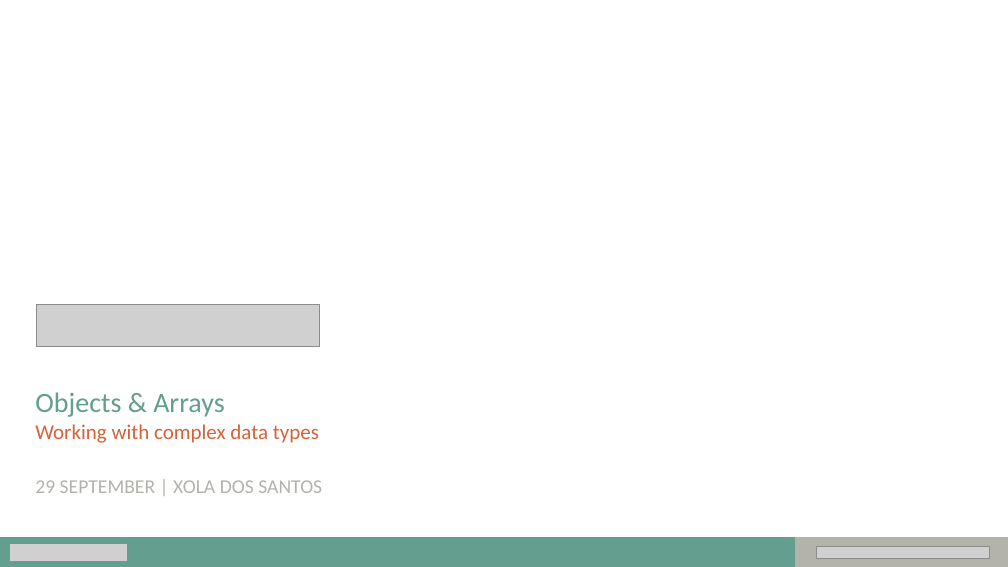
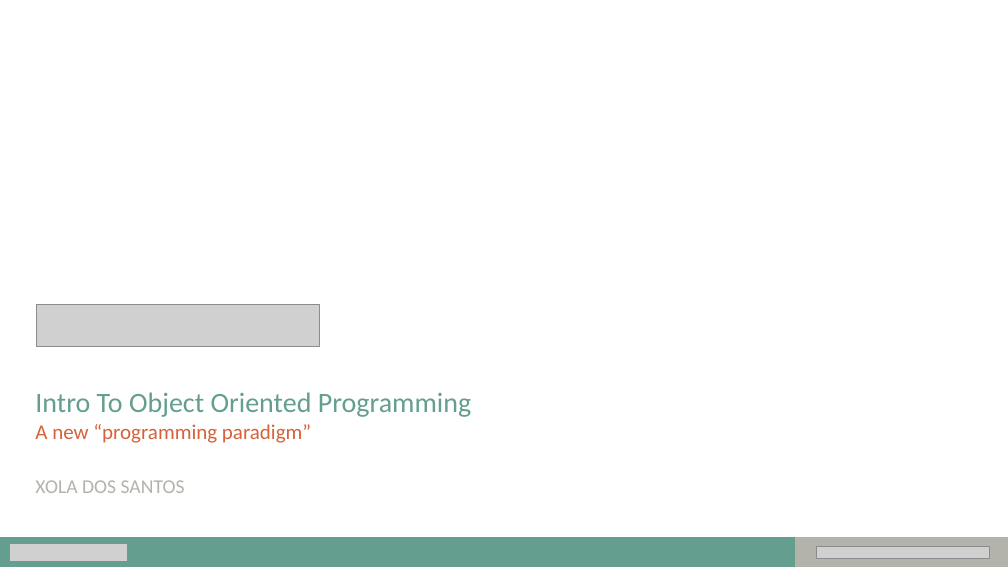
Before and after one commit to xolaCS/Interactive-Web-Apps-Sept-2021, a slide deck: slide 1 of diagrams/Intro To Object Oriented Programming.pptx. Drawn at 1008x567 pixels with LibreOffice and Linux fonts; fonts in the diff are those of the drawing; grey boxes stand for pictures; background and template pictures are left out. Boxes give left, top, right and bottom in pixels: in the first picture for what was removed or moved away, otherwise in the second. Text is boxed around its words. In the diff, an @@ line names an element or a change of style, - is before the commit and + after.

```diff
--- a/diagrams/Intro To Object Oriented Programming.pptx
+++ b/diagrams/Intro To Object Oriented Programming.pptx
@@ text at [35,392,472,493]: text changed; size 15 to 20 pt; text colour #D7623A to #649E8F @@
-Objects & Arrays
-Working with complex data types
-29 SEPTEMBER | XOLA DOS SANTOS
+Intro To Object Oriented Programming
+A new “programming paradigm”
+XOLA DOS SANTOS
```
Also in this commit, not shown: 1 other slide changed, 1 slide added, 2 other files.
